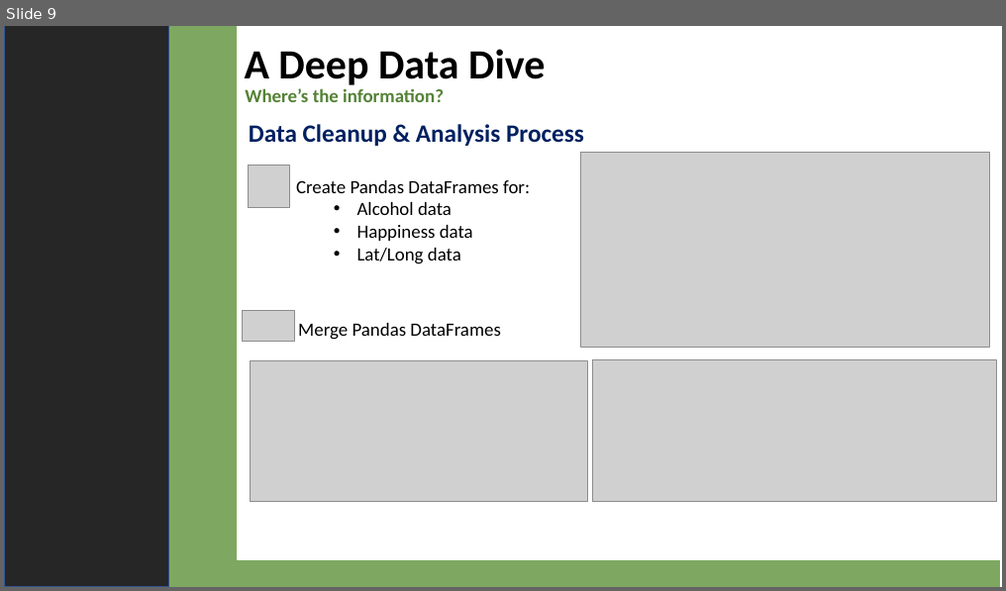
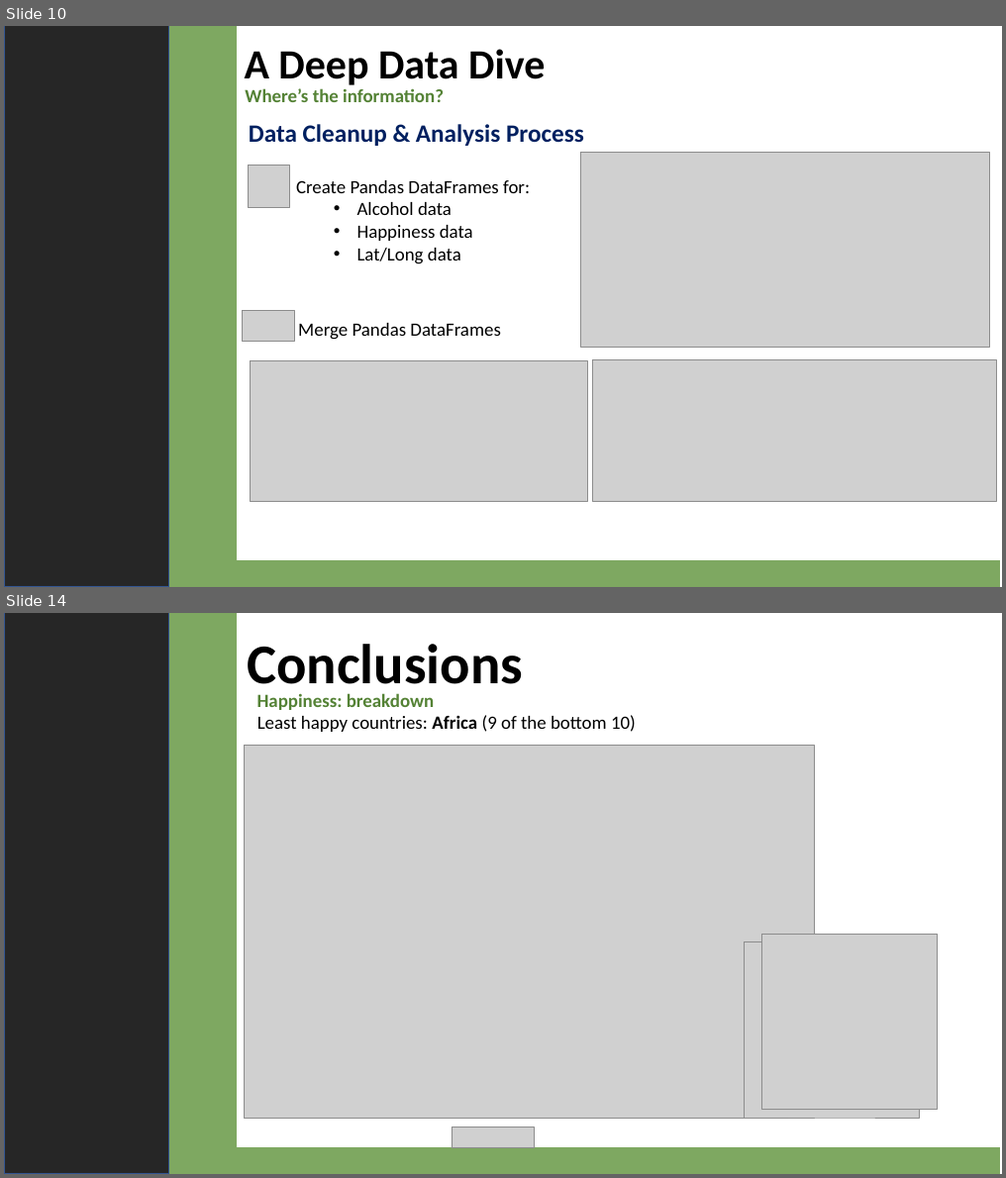
Before and after one commit to 4d4m43/DrinkAndBeHapPY, a slide deck: For Submittal/DrinkandBeHappyFinal.pptx. Shown one above the other, each under a label of ours: slide 9 before the commit, slides 10 and 14 after it; the slides between them are not shown. The pictures are 1006x591 and 1006x1178 pixels, drawn with LibreOffice and Linux fonts; fonts in the diff are those of the drawing; grey boxes stand for pictures. Boxes give left, top, right and bottom in pixels: in the first picture for what was removed or moved away, otherwise in the second. Text is boxed around its words. In the diff, an @@ line names an element or a change of style, - is before the commit and + after.

```diff
--- a/For Submittal/DrinkandBeHappyFinal.pptx
+++ b/For Submittal/DrinkandBeHappyFinal.pptx
@@ slide 14 added at [4,613,1002,1174], background #FFFFFF @@
@@ rectangle added at [4,613,168,1174], fill #262626, outline #325491 1 pt @@
@@ rectangle added at [86,613,236,1174], fill #7EA861, outline #7EA861 1 pt @@
@@ text added at [247,644,523,697], 54 pt, text #000000, bold @@
+Conclusions
@@ text added at [257,693,435,710], 18 pt, text #548235, bold @@
+Happiness: breakdown
@@ text added at [257,715,636,732], 18 pt, text #000000 @@
+          Least happy countries: Africa (9 of the bottom 10)
@@ picture added at [245,746,815,1119] @@
@@ picture added at [762,934,938,1109] @@
@@ picture added at [745,943,920,1118] @@
@@ picture added at [451,1128,534,1149] @@
@@ rectangle added at [208,1149,1000,1174], fill #7EA861, outline #7EA861 1 pt @@
@@ what was slide 9 is now slide 10 @@
```
Also in this commit, not shown: 9 slides changed, 4 other slides added.
